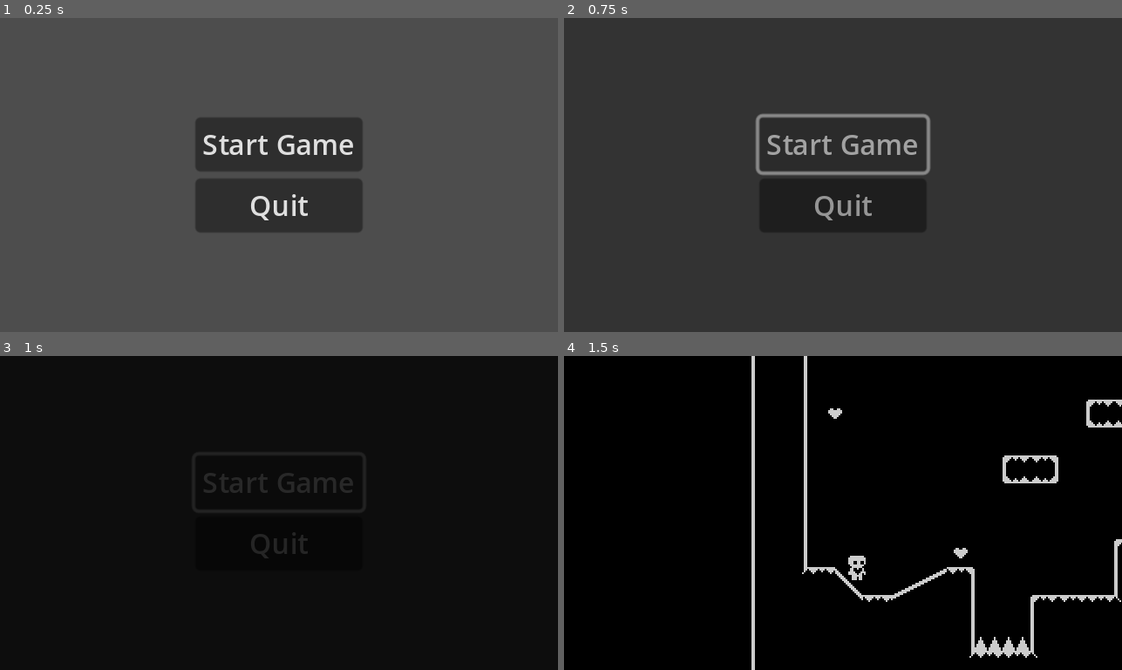
Above: before the commit, frames 1-4 (two rows, left to right).
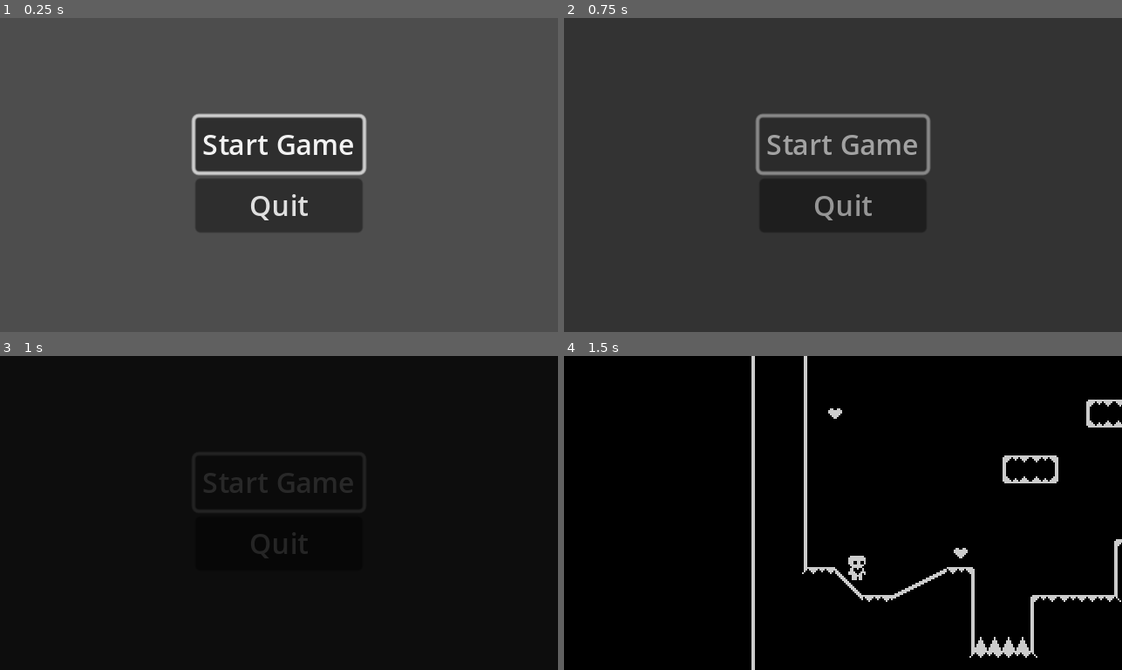
Above: after the commit, the same moments.

Repository: Jordla/HeartPlatformer-Godot-4-Tutorial
Game: Godot game, scene res://start_menu.tscn
Same seed, same stepped clock (60 frames per second), same inputs: the game is played once before the commit and once after it.
Inputs:
- Up to frame 1 (0.25 s): no input
- Up to frame 2 (0.75 s): click "Start Game" at 0.5 s
- Up to frame 3 (1 s): no input
- Up to frame 4 (1.5 s): hold Right (move_right) from 1.28 s (still down)

The runs differ from the first frame. In frame 1, 1.3% of the frame differs, in the area x 34-66%, y 30-51%; in frame 2, nothing differs; in frame 3, nothing differs; in frame 4, nothing differs.

Commit message:
Add addition menu nav - Finish Tutorial Video P10
Added controller and keyboard menu navigation support

Diff:
--- a/project.godot
+++ b/project.godot
@@ -30,11 +30,62 @@
 
 [input]
 
+ui_accept={
+"deadzone": 0.5,
+"events": [Object(InputEventKey,"resource_local_to_scene":false,"resource_name":"","device":0,"window_id":0,"alt_pressed":false,"shift_pressed":false,"ctrl_pressed":false,"meta_pressed":false,"pressed":false,"keycode":4194309,"physical_keycode":0,"key_label":0,"unicode":0,"echo":false,"script":null)
+, Object(InputEventKey,"resource_local_to_scene":false,"resource_name":"","device":0,"window_id":0,"alt_pressed":false,"shift_pressed":false,"ctrl_pressed":false,"meta_pressed":false,"pressed":false,"keycode":4194310,"physical_keycode":0,"key_label":0,"unicode":0,"echo":false,"script":null)
+, Object(InputEventKey,"resource_local_to_scene":false,"resource_name":"","device":0,"window_id":0,"alt_pressed":false,"shift_pressed":false,"ctrl_pressed":false,"meta_pressed":false,"pressed":false,"keycode":32,"physical_keycode":0,"key_label":0,"unicode":32,"echo":false,"script":null)
+, Object(InputEventKey,"resource_local_to_scene":false,"resource_name":"","device":-1,"window_id":0,"alt_pressed":false,"shift_pressed":false,"ctrl_pressed":false,"meta_pressed":false,"pressed":false,"keycode":0,"physical_keycode":74,"key_label":0,"unicode":106,"echo":false,"script":null)
+, Object(InputEventJoypadButton,"resource_local_to_scene":false,"resource_name":"","device":-1,"button_index":0,"pressure":0.0,"pressed":false,"script":null)
+]
+}
+ui_cancel={
+"deadzone": 0.5,
+"events": [Object(InputEventKey,"resource_local_to_scene":false,"resource_name":"","device":0,"window_id":0,"alt_pressed":false,"shift_pressed":false,"ctrl_pressed":false,"meta_pressed":false,"pressed":false,"keycode":4194305,"physical_keycode":0,"key_label":0,"unicode":0,"echo":false,"script":null)
+, Object(InputEventJoypadButton,"resource_local_to_scene":false,"resource_name":"","device":-1,"button_index":1,"pressure":0.0,"pressed":false,"script":null)
+]
+}
+ui_left={
+"deadzone": 0.5,
+"events": [Object(InputEventKey,"resource_local_to_scene":false,"resource_name":"","device":0,"window_id":0,"alt_pressed":false,"shift_pressed":false,"ctrl_pressed":false,"meta_pressed":false,"pressed":false,"keycode":4194319,"physical_keycode":0,"key_label":0,"unicode":0,"echo":false,"script":null)
+, Object(InputEventJoypadButton,"resource_local_to_scene":false,"resource_name":"","device":0,"button_index":13,"pressure":0.0,"pressed":false,"script":null)
+, Object(InputEventJoypadMotion,"resource_local_to_scene":false,"resource_name":"","device":0,"axis":0,"axis_value":-1.0,"script":null)
+, Object(InputEventKey,"resource_local_to_scene":false,"resource_name":"","device":-1,"window_id":0,"alt_pressed":false,"shift_pressed":false,"ctrl_pressed":false,"meta_pressed":false,"pressed":false,"keycode":0,"physical_keycode":65,"key_label":0,"unicode":97,"echo":false,"script":null)
+, Object(InputEventJoypadMotion,"resource_local_to_scene":false,"resource_name":"","device":-1,"axis":0,"axis_value":-1.0,"script":null)
+]
+}
+ui_right={
+"deadzone": 0.5,
+"events": [Object(InputEventKey,"resource_local_to_scene":false,"resource_name":"","device":0,"window_id":0,"alt_pressed":false,"shift_pressed":false,"ctrl_pressed":false,"meta_pressed":false,"pressed":false,"keycode":4194321,"physical_keycode":0,"key_label":0,"unicode":0,"echo":false,"script":null)
+, Object(InputEventJoypadButton,"resource_local_to_scene":false,"resource_name":"","device":0,"button_index":14,"pressure":0.0,"pressed":false,"script":null)
+, Object(InputEventJoypadMotion,"resource_local_to_scene":false,"resource_name":"","device":0,"axis":0,"axis_value":1.0,"script":null)
+, Object(InputEventKey,"resource_local_to_scene":false,"resource_name":"","device":-1,"window_id":0,"alt_pressed":false,"shift_pressed":false,"ctrl_pressed":false,"meta_pressed":false,"pressed":false,"keycode":0,"physical_keycode":68,"key_label":0,"unicode":100,"echo":false,"script":null)
+, Object(InputEventJoypadMotion,"resource_local_to_scene":false,"resource_name":"","device":-1,"axis":0,"axis_value":1.0,"script":null)
+]
+}
+ui_up={
+"deadzone": 0.5,
+"events": [Object(InputEventKey,"resource_local_to_scene":false,"resource_name":"","device":0,"window_id":0,"alt_pressed":false,"shift_pressed":false,"ctrl_pressed":false,"meta_pressed":false,"pressed":false,"keycode":4194320,"physical_keycode":0,"key_label":0,"unicode":0,"echo":false,"script":null)
+, Object(InputEventJoypadButton,"resource_local_to_scene":false,"resource_name":"","device":0,"button_index":11,"pressure":0.0,"pressed":false,"script":null)
+, Object(InputEventJoypadMotion,"resource_local_to_scene":false,"resource_name":"","device":0,"axis":1,"axis_value":-1.0,"script":null)
+, Object(InputEventKey,"resource_local_to_scene":false,"resource_name":"","device":-1,"window_id":0,"alt_pressed":false,"shift_pressed":false,"ctrl_pressed":false,"meta_pressed":false,"pressed":false,"keycode":0,"physical_keycode":87,"key_label":0,"unicode":119,"echo":false,"script":null)
+, Object(InputEventJoypadMotion,"resource_local_to_scene":false,"resource_name":"","device":-1,"axis":1,"axis_value":-1.0,"script":null)
+]
+}
+ui_down={
+"deadzone": 0.5,
+"events": [Object(InputEventKey,"resource_local_to_scene":false,"resource_name":"","device":0,"window_id":0,"alt_pressed":false,"shift_pressed":false,"ctrl_pressed":false,"meta_pressed":false,"pressed":false,"keycode":4194322,"physical_keycode":0,"key_label":0,"unicode":0,"echo":false,"script":null)
+, Object(InputEventJoypadButton,"resource_local_to_scene":false,"resource_name":"","device":0,"button_index":12,"pressure":0.0,"pressed":false,"script":null)
+, Object(InputEventJoypadMotion,"resource_local_to_scene":false,"resource_name":"","device":0,"axis":1,"axis_value":1.0,"script":null)
+, Object(InputEventKey,"resource_local_to_scene":false,"resource_name":"","device":-1,"window_id":0,"alt_pressed":false,"shift_pressed":false,"ctrl_pressed":false,"meta_pressed":false,"pressed":false,"keycode":0,"physical_keycode":83,"key_label":0,"unicode":115,"echo":false,"script":null)
+]
+}
 move_right={
 "deadzone": 0.5,
 "events": [Object(InputEventKey,"resource_local_to_scene":false,"resource_name":"","device":-1,"window_id":0,"alt_press …(182 unchanged characters)…
 , Object(InputEventJoypadButton,"resource_local_to_scene":false,"resource_name":"","device":-1,"button_index":14,"pressure":0.0,"pressed":false,"script":null)
 , Object(InputEventJoypadMotion,"resource_local_to_scene":false,"resource_name":"","device":-1,"axis":0,"axis_value":1.0,"script":null)
+, Object(InputEventKey,"resource_local_to_scene":false,"resource_name":"","device":-1,"window_id":0,"alt_pressed":false,"shift_pressed":false,"ctrl_pressed":false,"meta_pressed":false,"pressed":false,"keycode":0,"physical_keycode":68,"key_label":0,"unicode":100,"echo":false,"script":null)
 ]
 }
 move_left={
@@ -42,12 +93,14 @@
 "events": [Object(InputEventKey,"resource_local_to_scene":false,"resource_name":"","device":-1,"window_id":0,"alt_press …(182 unchanged characters)…
 , Object(InputEventJoypadButton,"resource_local_to_scene":false,"resource_name":"","device":-1,"button_index":13,"pressure":0.0,"pressed":false,"script":null)
 , Object(InputEventJoypadMotion,"resource_local_to_scene":false,"resource_name":"","device":-1,"axis":0,"axis_value":-1.0,"script":null)
+, Object(InputEventKey,"resource_local_to_scene":false,"resource_name":"","device":-1,"window_id":0,"alt_pressed":false,"shift_pressed":false,"ctrl_pressed":false,"meta_pressed":false,"pressed":false,"keycode":0,"physical_keycode":65,"key_label":0,"unicode":97,"echo":false,"script":null)
 ]
 }
 jump={
 "deadzone": 0.5,
 "events": [Object(InputEventKey,"resource_local_to_scene":false,"resource_name":"","device":-1,"window_id":0,"alt_pressed":false,"shift_pressed":false,"ctrl_pressed":false,"meta_pressed":false,"pressed":false,"keycode":0,"physical_keycode":32,"key_label":0,"unicode":32,"echo":false,"script":null)
 , Object(InputEventJoypadButton,"resource_local_to_scene":false,"resource_name":"","device":-1,"button_index":0,"pressure":0.0,"pressed":false,"script":null)
+, Object(InputEventKey,"resource_local_to_scene":false,"resource_name":"","device":-1,"window_id":0,"alt_pressed":false,"shift_pressed":false,"ctrl_pressed":false,"meta_pressed":false,"pressed":false,"keycode":0,"physical_keycode":87,"key_label":0,"unicode":119,"echo":false,"script":null)
 ]
 }
 
--- a/start_menu.gd
+++ b/start_menu.gd
@@ -1,4 +1,9 @@
 extends CenterContainer
+@onready var start_game_button = %StartGameButton
+@onready var quit_button = %QuitButton
+
+func _ready():
+	start_game_button.grab_focus() # Sets the focus to the StartButton, can now navigate menu using arrow keys
 
 func _on_start_game_button_pressed():
 	await LevelTransition.fade_to_black()
--- a/start_menu.tscn
+++ b/start_menu.tscn
@@ -14,10 +14,12 @@
 layout_mode = 2
 
 [node name="StartGameButton" type="Button" parent="VBoxContainer"]
+unique_name_in_owner = true
 layout_mode = 2
 text = "Start Game"
 
 [node name="QuitButton" type="Button" parent="VBoxContainer"]
+unique_name_in_owner = true
 layout_mode = 2
 text = "Quit"
 
